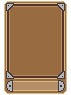
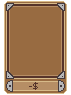
Comparing the layer stacks of the two 71 × 95 images. Changes:
showed group "Textline" (2 layers) over [29,82,38,90]
showed "Dollar", painted on it over [33,82,38,90]
